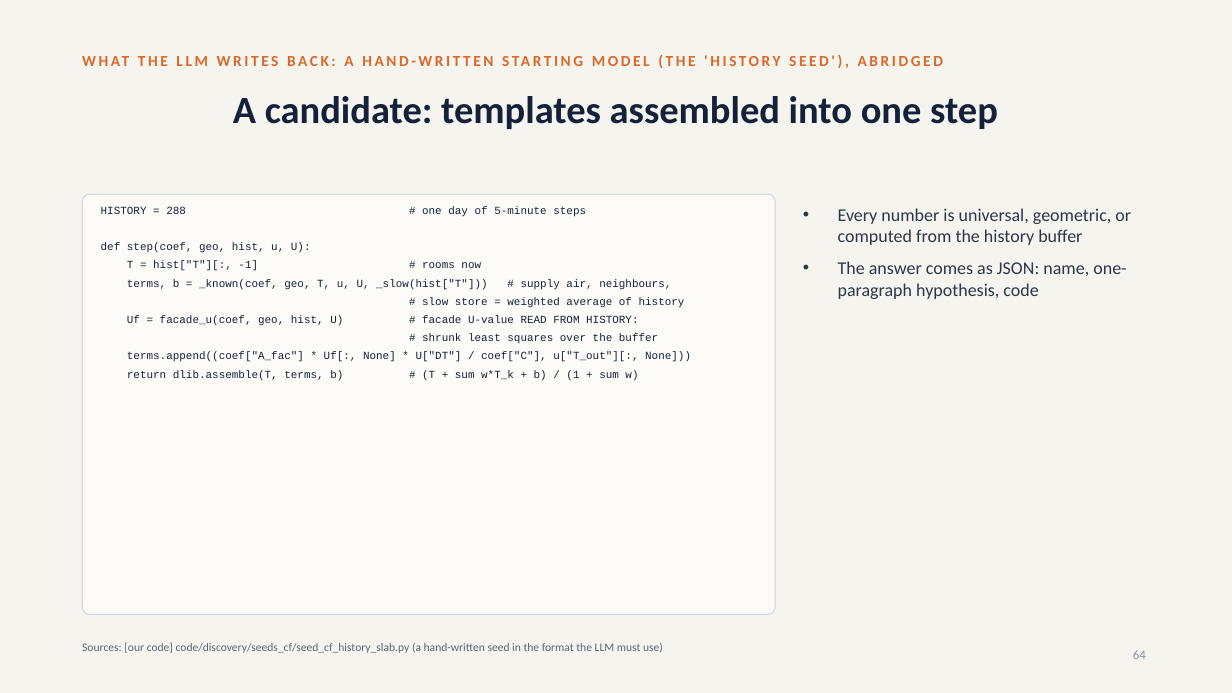
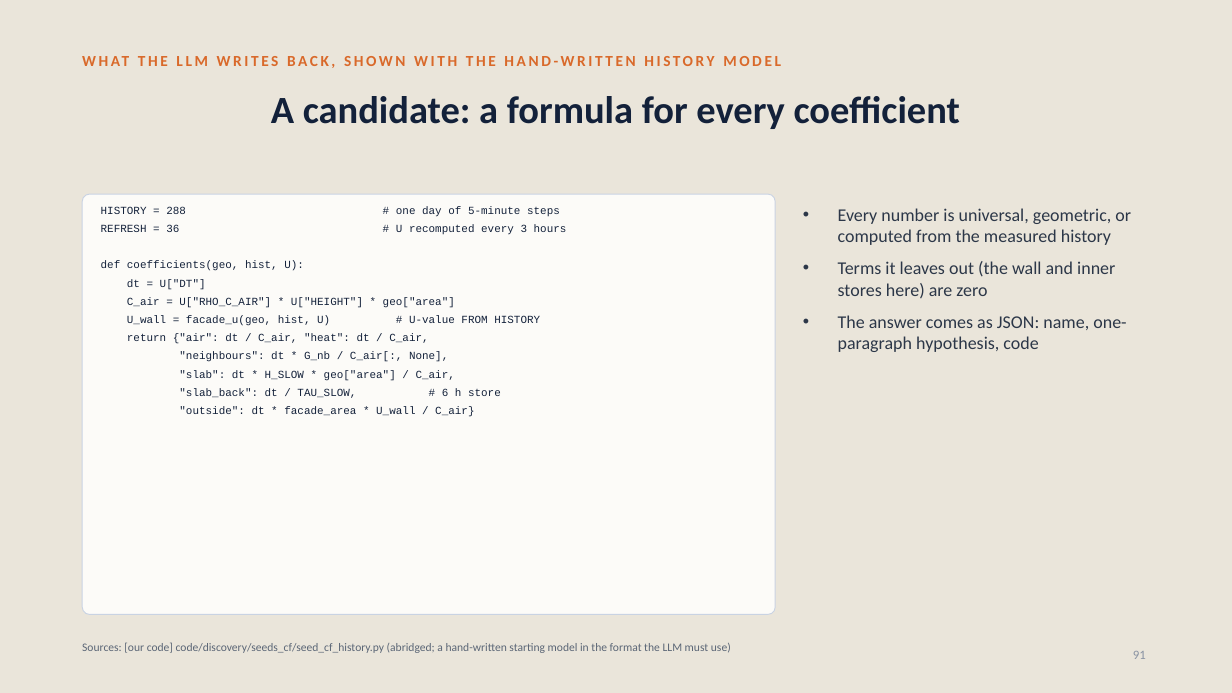
Before and after one commit to srivathsanb14/working-code, a slide deck: slide 91 of docs/One_Controller_for_Every_Building.pptx (slide 64 before the commit). Drawn at 1232x693 pixels with LibreOffice and Linux fonts; fonts in the diff are those of the drawing. Boxes give left, top, right and bottom in pixels: in the first picture for what was removed or moved away, otherwise in the second. Text is boxed around its words. In the diff, an @@ line names an element or a change of style, - is before the commit and + after.

```diff
--- a/docs/One_Controller_for_Every_Building.pptx
+++ b/docs/One_Controller_for_Every_Building.pptx
@@ background #F6F4EF to #EAE5DA @@
@@ text at [298,56,307,66]: text changed @@
-WHAT THE LLM WRITES BACK: A HAND-WRITTEN STARTING MODEL (THE 'HISTORY SEED'), ABRIDGED
+WHAT THE LLM WRITES BACK, SHOWN WITH THE HAND-WRITTEN HISTORY MODEL
@@ title at [271,96,960,129]: text changed @@
-A candidate: templates assembled into one step
+A candidate: a formula for every coefficient
@@ text at [838,208,1131,298]: text changed @@
-• Every number is universal, geometric, or computed from the history buffer
+• Every number is universal, geometric, or computed from the measured history
+• Terms it leaves out (the wall and inner stores here) are zero
@@ text at [101,224,567,417]: text changed @@
-def step(coef, geo, hist, u, U):
-T = hist["T"][:, -1] # rooms now
-terms, b = _known(coef, geo, T, u, U, _slow(hist["T"])) # supply air, neighbours,
-# slow store = weighted average of history
-Uf = facade_u(coef, geo, hist, U) # facade U-value READ FROM HISTORY:
-# shrunk least squares over the buffer
-terms.append((coef["A_fac"] * Uf[:, None] * U["DT"] / coef["C"], u["T_out"][:, None]))
-return dlib.assemble(T, terms, b) # (T + sum w*T_k + b) / (1 + sum w)
+REFRESH = 36 # U recomputed every 3 hours
+def coefficients(geo, hist, U):
+dt = U["DT"]
+C_air = U["RHO_C_AIR"] * U["HEIGHT"] * geo["area"]
+U_wall = facade_u(geo, hist, U) # U-value FROM HISTORY
+return {"air": dt / C_air, "heat": dt / C_air,
+"neighbours": dt * G_nb / C_air[:, None],
+"slab": dt * H_SLOW * geo["area"] / C_air,
+"slab_back": dt / TAU_SLOW, # 6 h store
+"outside": dt * facade_area * U_wall / C_air}
@@ text at [82,642,731,653]: text changed @@
-Sources: [our code] code/discovery/seeds_cf/seed_cf_history_slab.py (a hand-written seed in the format the LLM must use)
+Sources: [our code] code/discovery/seeds_cf/seed_cf_history.py (abridged; a hand-written starting model in the format the LLM must use)
@@ page number at [1133,651,1146,659]: text changed @@
-64
+91
```
Also in this commit, not shown: 72 other slides changed, 44 slides added, 13 slides removed, 40 other files.
